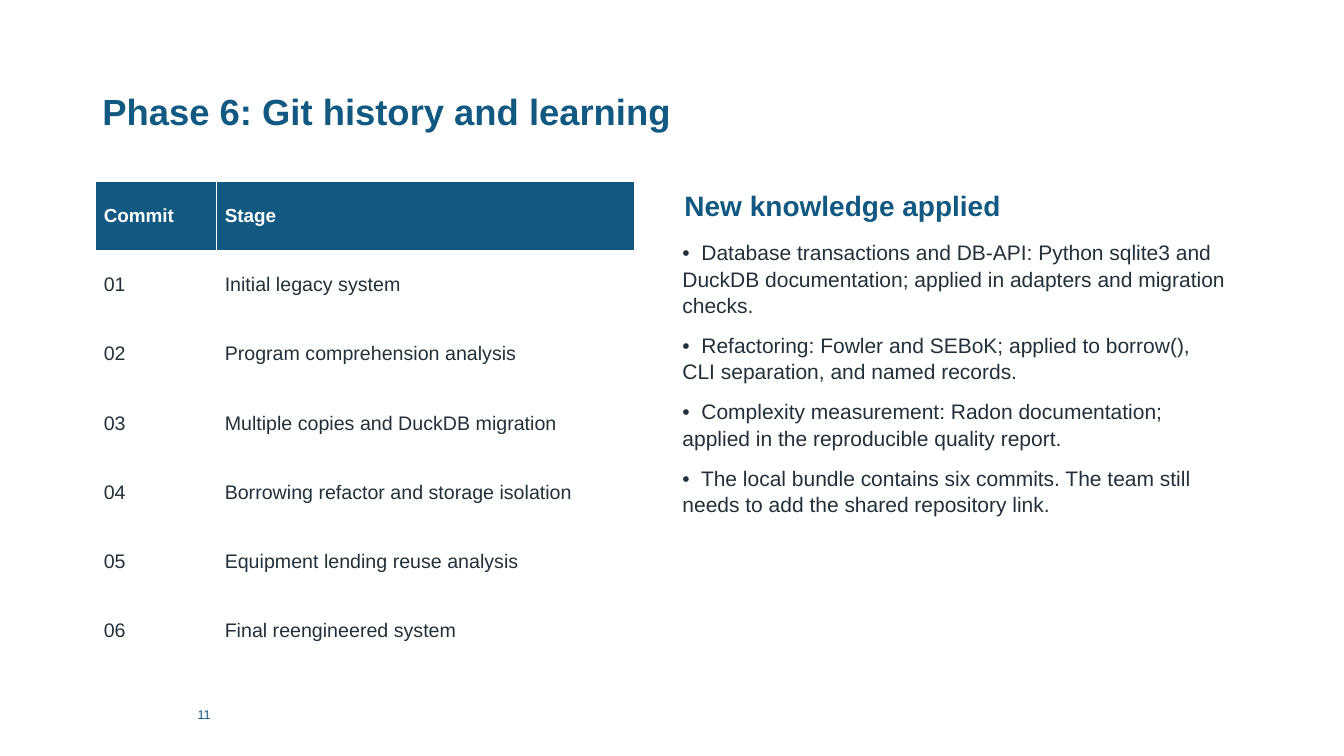
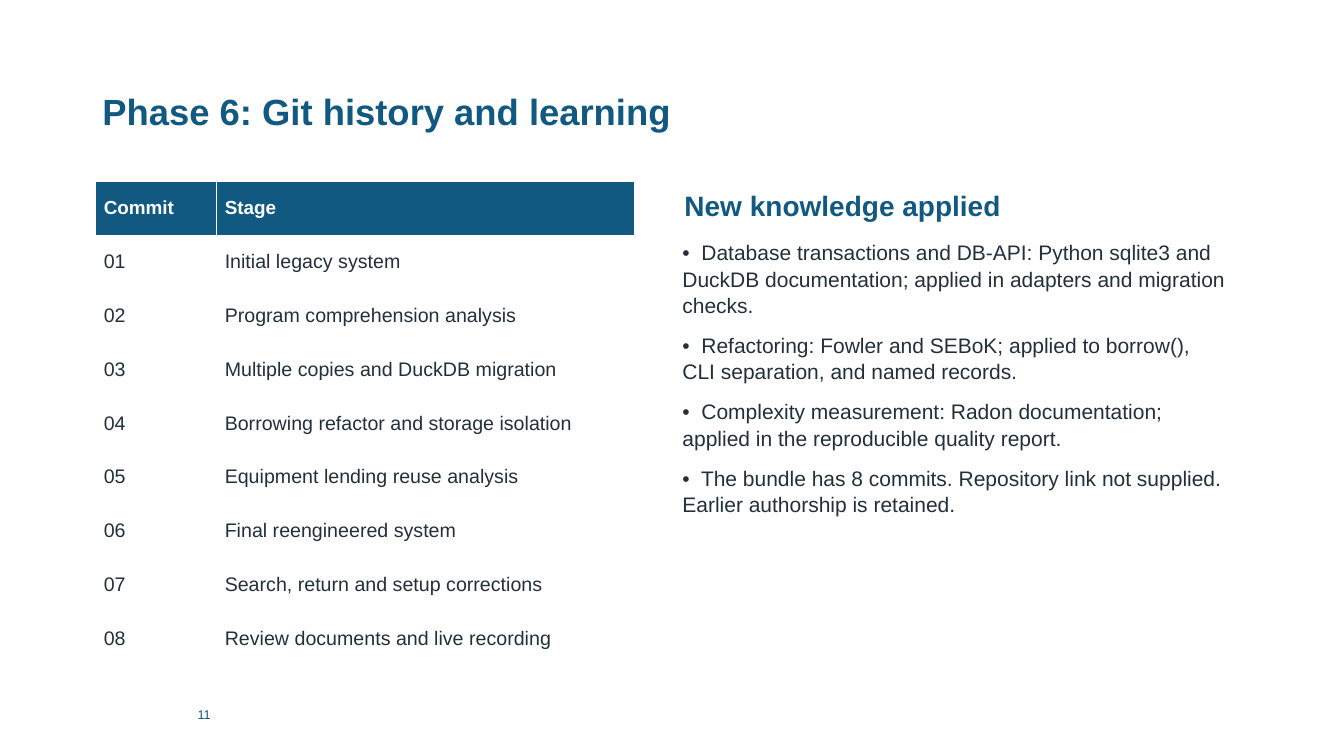
Before and after one commit to jurialamri6-eng/SE431-repository, a slide deck: slide 13 of Presentation/SE431_Presentation.pptx. Drawn at 1344x756 pixels with LibreOffice and Linux fonts; fonts in the diff are those of the drawing. Boxes give left, top, right and bottom in pixels: in the first picture for what was removed or moved away, otherwise in the second. Text is boxed around its words. In the diff, an @@ line names an element or a change of style, - is before the commit and + after.

```diff
--- a/Presentation/SE431_Presentation.pptx
+++ b/Presentation/SE431_Presentation.pptx
@@ table at [96,181,635,665] @@
+row 8: 07 | Search, return and setup corrections
+row 9: 08 | Review documents and live recording
@@ text at [682,470,1221,516]: text changed @@
-• The local bundle contains six commits. The team still needs to add the shared repository link.
+• The bundle has 8 commits. Repository link not supplied. Earlier authorship is retained.
```
Also in this commit, not shown: 5 other slides changed, 29 other files.
